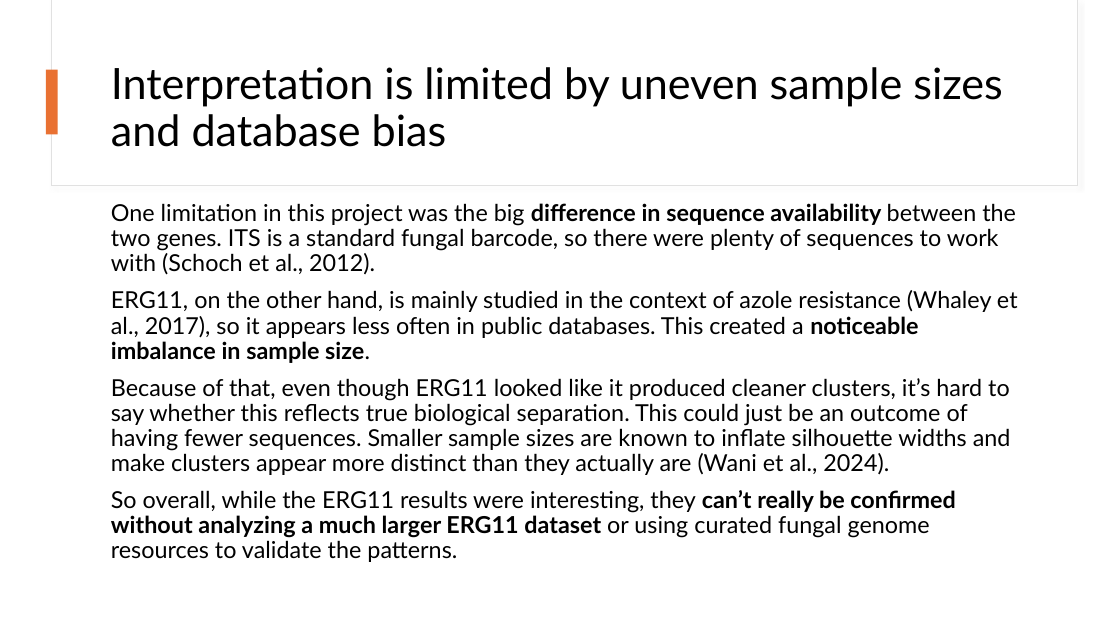
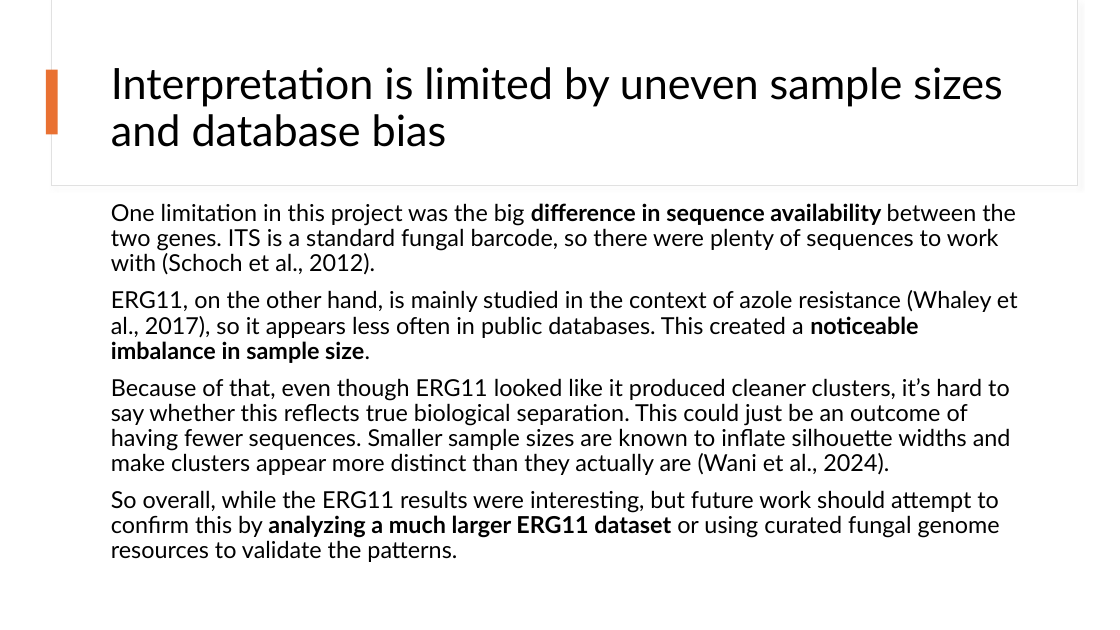
Before and after one commit to snsaiphoo/binf6210_assignment4, a slide deck: slide 17 of doc/Candida Comparison.pptx. Drawn at 1120x630 pixels with LibreOffice and Linux fonts; fonts in the diff are those of the drawing. Boxes give left, top, right and bottom in pixels: in the first picture for what was removed or moved away, otherwise in the second. Text is boxed around its words. In the diff, an @@ line names an element or a change of style, - is before the commit and + after.

```diff
--- a/doc/Candida Comparison.pptx
+++ b/doc/Candida Comparison.pptx
@@ text at bbox=[111, 490, 1000, 562]: text changed @@
-So overall, while the ERG11 results were interesting, they can’t really be confirmed without analyzing a much larger ERG11 dataset or using curated fungal genome resources to validate the patterns.
+So overall, while the ERG11 results were interesting, but future work should attempt to confirm this by analyzing a much larger ERG11 dataset or using curated fungal genome resources to validate the patterns.
```
Also in this commit, not shown: 6 other slides changed.
